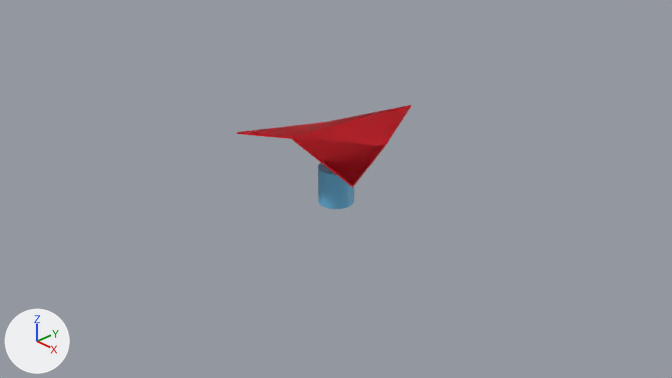
An edit to the Blender file export.blend, drawn before and after from the same camera.
The view is the same before and after, from the file's camera 'Camera'. Arrows for +X, +Y and +Z are at lower left; the lights stay in place.

In view in the first picture: 'Player'.
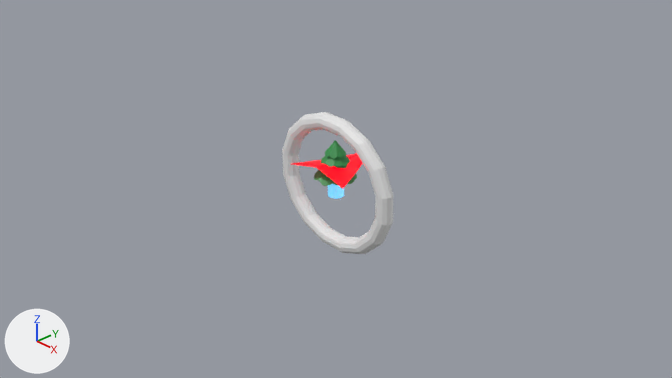
Location of each change, [x1, y1, x2, y2] in pixels of the pictures (672 x 378 px):
'Player', recoloured, mesh rescaled
    before: [237, 105, 411, 209]
    after: [291, 153, 363, 199]
'Ring', added
    after: [282, 112, 393, 254]
'Tree', shown
    after: [314, 140, 357, 186]

What changed in the scene script:
```text
Change mat_material_001:
    where n1 = _N.new('ShaderNodeBsdfPrincipled'); n1.name = 'Principled BSDF'
    add n1.inputs[8].default_value = 1.0  # 'Subsurface Weight'
    add n1.inputs[10].default_value = 0.0545  # 'Subsurface Scale'
    add n1.inputs[13].default_value = 0.655  # 'Specular IOR Level'
    add n1.inputs[28].default_value = 1.0  # 'Emission Strength'
    add n3 = _N.new('ShaderNodeMix'); n3.name = 'Mix'
    add n3.data_type = 'RGBA'
    add n3.inputs[0].default_value = 0.0545  # 'Factor'
    add n3.inputs[7].default_value = (1.0, 1.0, 1.0, 1.0)  # 'B', white #ffffff
    where n2 = _N.new('ShaderNodeAttribute'); n2.name = 'Attribute'
    remove _L.new(n2.outputs[0], n1.inputs[0])  # 'Color' to 'Base Color'
    add _L.new(n2.outputs[0], n1.inputs[27])  # 'Color' to 'Emission Color'
    add _L.new(n2.outputs[0], n3.inputs[6])  # 'Color' to 'A'
    add _L.new(n3.outputs[2], n1.inputs[0])  # 'Result' to 'Base Color'
Change me_cylinder:
    where me_cylinder.from_pydata(...)  # 82 vertices, 52 faces; spans x -0.99..1.01, y -0.69..1.31, z -0.23..0.82
    used by ob_player; location = (0.0, 0.0, 0.0)
    me_cylinder part 1: the whole mesh is scaled about its middle by 0.456, then moved by (0.0, -0.17, -0.2)
Add me_torus:
    me_torus.from_pydata(...)  # 192 vertices, 192 faces; spans x -0.93..0.93, y -0.1..0.1, z -0.87..0.87
Change ob_tree:
    remove ob_tree.hide_set(True)
Add ob_ring:
    ob_ring = bpy.data.objects.new('Ring', me_torus)
    ob_ring.location = (0.0, 0.0, 0.0)
```
